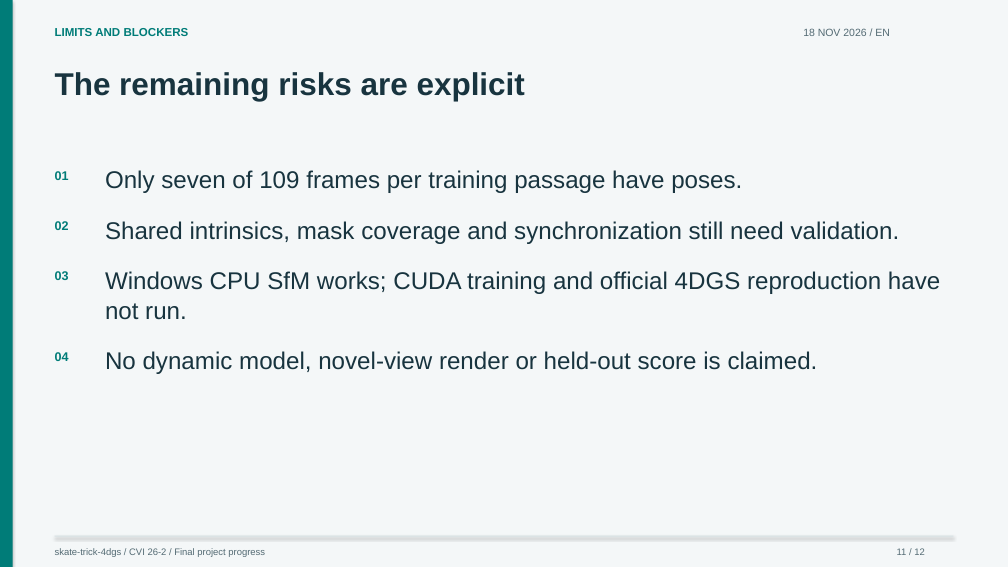
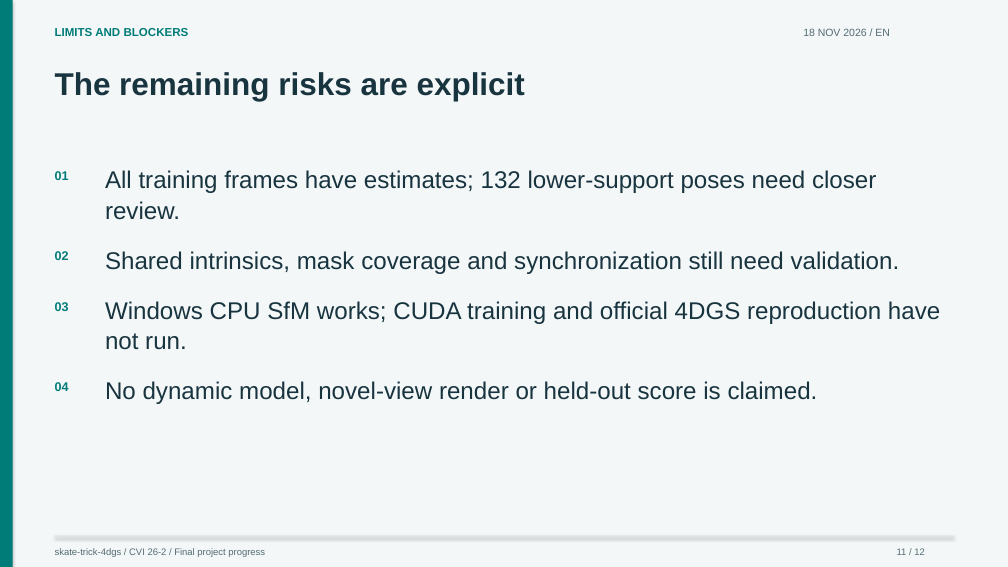
Before and after one commit to craptou/Projet_4D_Gaussian_Splatting, a slide deck: slide 11 of presentations/progress.en.pptx. Drawn at 1008x567 pixels with LibreOffice and Linux fonts; fonts in the diff are those of the drawing. Boxes give left, top, right and bottom in pixels: in the first picture for what was removed or moved away, otherwise in the second. Text is boxed around its words. In the diff, an @@ line names an element or a change of style, - is before the commit and + after.

Commit message:
docs: record full-rate pose coverage retries and bilingual review evidence

```diff
--- a/presentations/progress.en.pptx
+++ b/presentations/progress.en.pptx
@@ text at [105, 170, 876, 193]: text changed @@
-Only seven of 109 frames per training passage have poses.
+All training frames have estimates; 132 lower-support poses need closer
@@ text added at [105, 201, 180, 220], 23 pt, text #18343F @@
+review.
@@ 7 texts: place and size @@
-7 texts at [55, 221, 940, 374]
+7 texts at [55, 251, 940, 404]
```
Also in this commit, not shown: 4 other slides changed, 27 other files.
